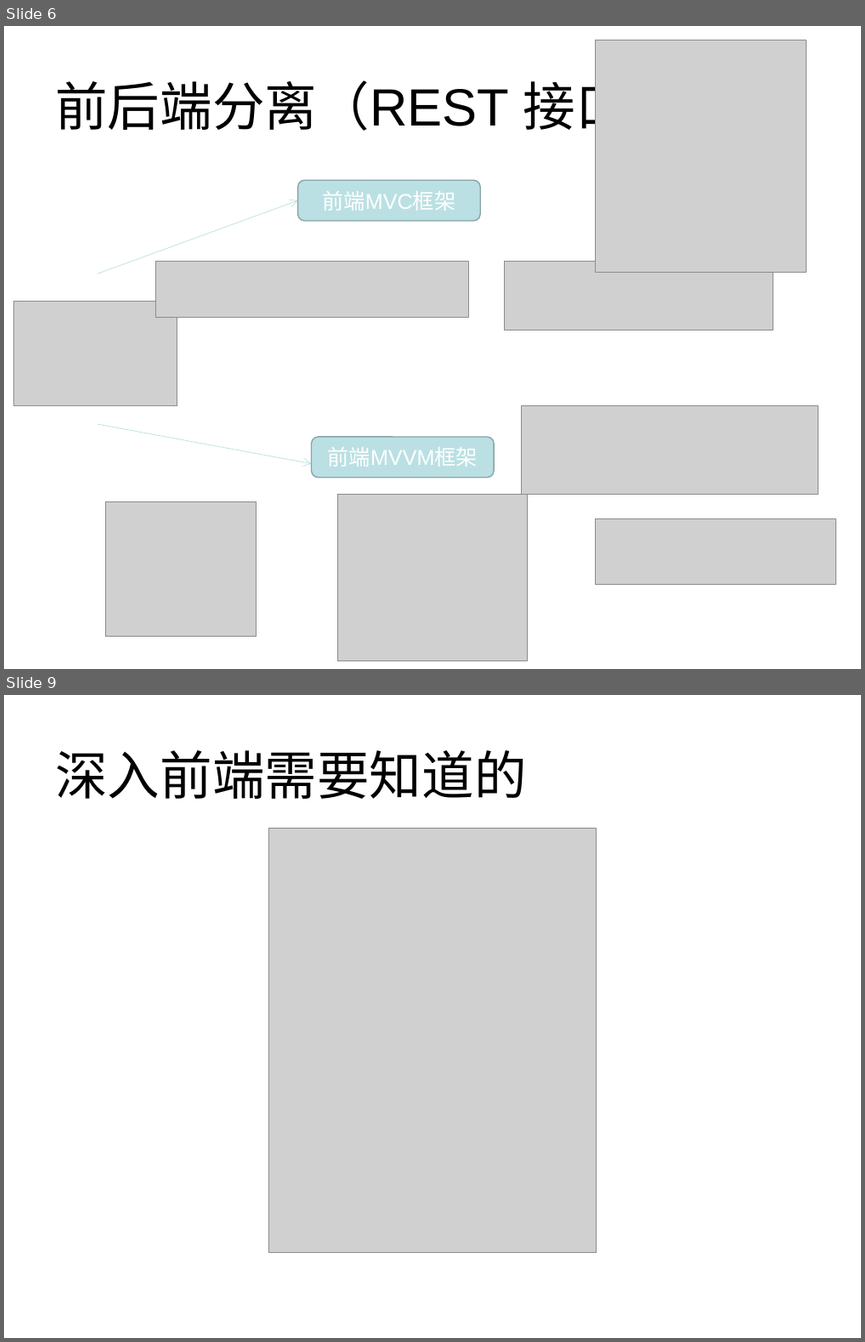
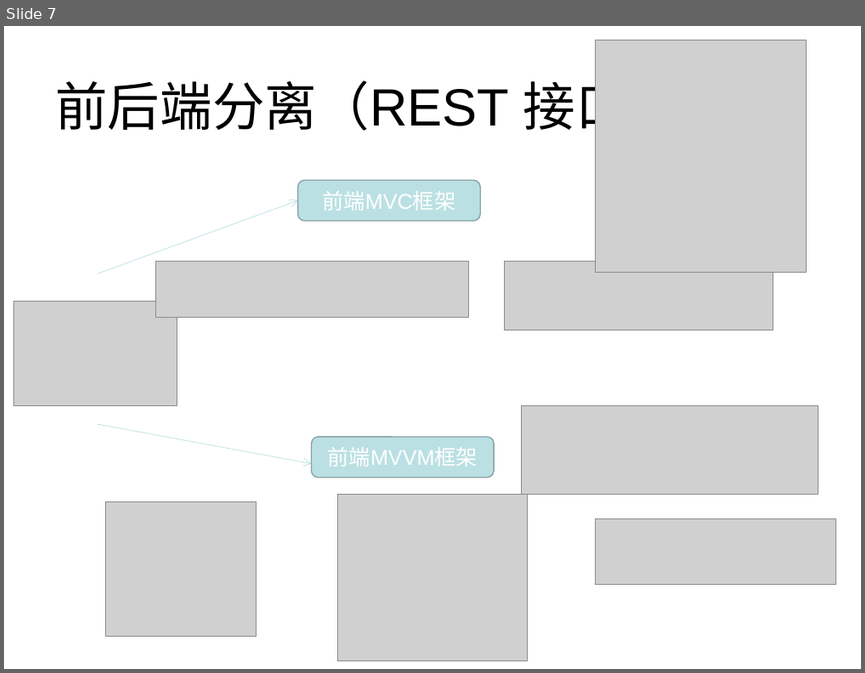
Before and after one commit to SharkBaby/FrontEndIntroduction_PPT, a slide deck: Web前端技术分享.ppt. Shown one above the other, each under a label of ours: slides 6 and 9 before the commit, slide 7 after it; the slides between them are not shown. The pictures are 865x1342 and 865x673 pixels, drawn with LibreOffice and Linux fonts; fonts in the diff are those of the drawing; grey boxes stand for pictures. Boxes give left, top, right and bottom in pixels: in the first picture for what was removed or moved away, otherwise in the second. Text is boxed around its words. In the diff, an @@ line names an element or a change of style, - is before the commit and + after.

Commit message:
1. 第二次更新Web前端技术分享 2. 更新README.md

```diff
--- a/Web前端技术分享.ppt
+++ b/Web前端技术分享.ppt
@@ slide 9 removed at (4,695,861,1338), background #FFFFFF @@
@@ title removed at (55,750,526,799) @@
-深入前端需要知道的
@@ picture removed at (268,828,597,1252) @@
@@ what was slide 6 is now slide 7 @@
```
Also in this commit, not shown: 3 slides changed, 1 slide added, 2 other files.
